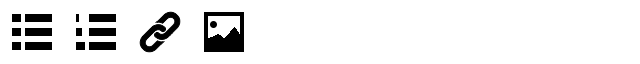
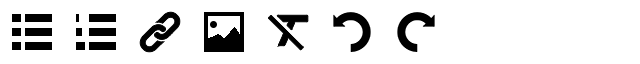
Before/after of a 640×64 layered artwork. What changed in the layer stack:
added group "Redo" with 1 layers above "Undo" over [397, 12, 435, 52]
added layer "Layer 3" (1st of 2, in "Redo") in group "Redo" over [397, 12, 435, 52]
added group "Undo" with 1 layers above "Clear" over [333, 12, 371, 52]
added layer "Layer 3" (2nd of 2, in "Undo") in group "Undo" over [333, 12, 371, 52]
added group "Clear" with 1 layers above "Image" over [268, 15, 308, 50]
added layer "Layer 4" in group "Clear" over [268, 15, 308, 50]
